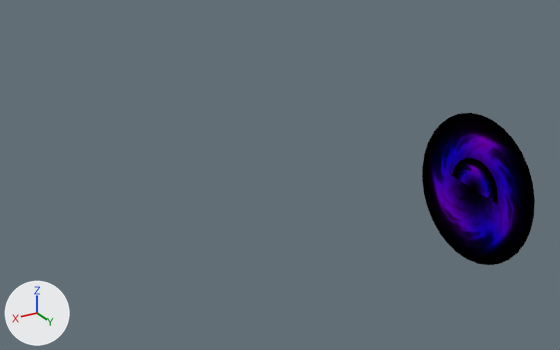
What one commit did to the glTF model assets/models/map/portal.glb.
Camera for both pictures: a 50 mm lens placed at (19.11, 9.5, 10.83), pointed at (8.84, -7.63, 2.27). Arrows for +X, +Y and +Z are at lower left; the lights stay in place. The picture after the commit comes second.

Objects in the first picture: 'portal.003', 'portal.005'.
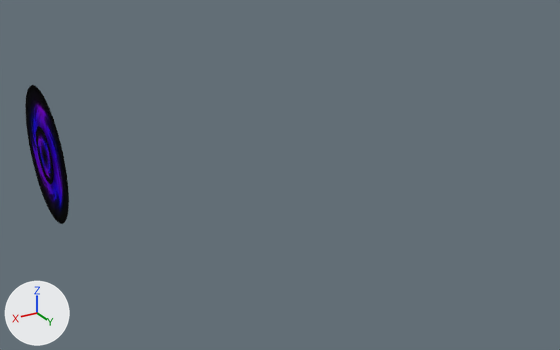
Pixel boxes [x1, y1, x2, y2] of what changed, in the pictures (560 x 350 px):
```json
{"object": "portal.003", "change": "moved, turned", "before": [422, 113, 535, 265], "after": [25, 85, 69, 224]}
{"object": "portal.005", "change": "moved, turned", "before": [452, 158, 498, 204], "after": [36, 126, 54, 184]}
```

Edits to the scene script, one JSON object a line:
```json
{"op": "set", "path": "ob_portal_005.location", "old": "(4.94, -4.07, 2.29)", "new": "(14.16, -12.08, 2.43)"}
{"op": "set", "path": "ob_portal_005.rotation_euler", "old": "(0.0, 0.0, 1.571)", "new": "(-3.134, 0.00407, -1.571)", "note": "degrees (0, 0, 90) -> degrees (-180, 0.2, -90)"}
{"op": "set", "path": "ob_portal_003.location", "old": "(4.94, -4.07, 2.29)", "new": "(14.12, -12.08, 2.43)"}
{"op": "set", "path": "ob_portal_003.rotation_euler", "old": "(0.0, 0.0, 1.571)", "new": "(0.0389, 0.0, 1.571)", "note": "degrees (0, 0, 90) -> degrees (2.2, 0, 90)"}
```
